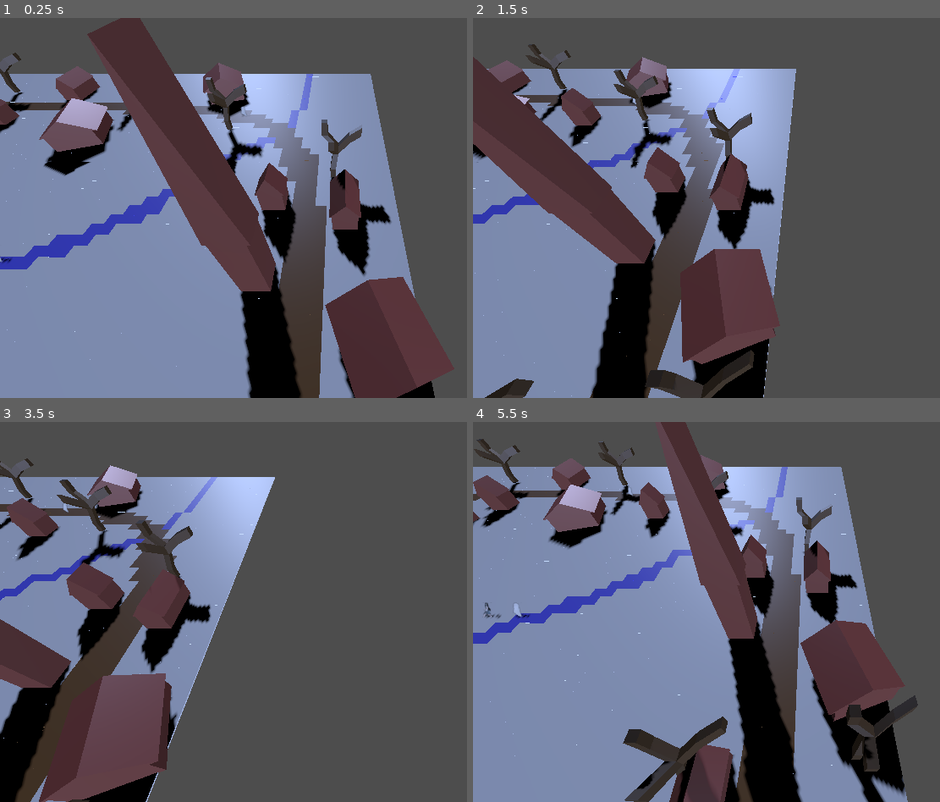
Above: before the commit, frames 1-4 (two rows, left to right).
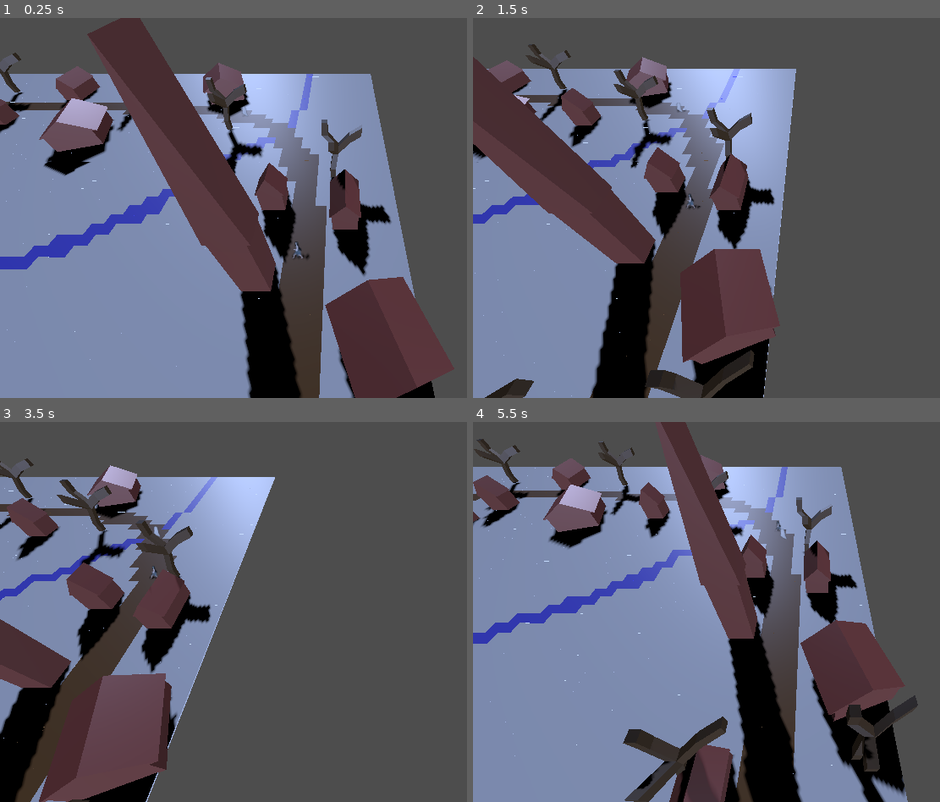
Above: after the commit, the same moments.

Repository: Ssssssaber/mara-winter-slumber
Game: Godot game, scene res://scenes/3d/environment/world.tscn
Same seed, same stepped clock (60 frames per second), same inputs: the game is played once before the commit and once after it. This scene is started directly instead of the project's main scene.
Inputs (mouse positions are in pixels of both pictures, inside the frame that each line leads up to):
- Up to frame 1 (0.25 s): no input
- Up to frame 2 (1.5 s): tap Enter at 0.5 s; move the mouse to (outside the picture) at 0.52 s; hold Right (ui_right) 0.53-1.28 s; click (outside the picture) at 0.67 s; move the mouse to (673, 227) at 1.27 s; hold Down (ui_down) from 1.28 s (still down)
- Up to frame 3 (3.5 s): move the mouse to (406, 528) at 2.02 s; release Down (ui_down) at 2.03 s; hold Right (ui_right) 2.03-2.78 s; move the mouse to (303, 688) at 2.77 s; hold Up (ui_up) from 2.78 s (still down); click (303, 688) at 2.92 s
- Up to frame 4 (5.5 s): move the mouse to (outside the picture) at 3.52 s; release Up (ui_up) at 3.53 s; hold Left (ui_left) 3.53-5.03 s; move the mouse to (608, 555) at 4.27 s; move the mouse to (846, 612) at 5.02 s; hold Down (ui_down) from 5.03 s (still down); click (846, 612) at 5.17 s

The runs differ from the first frame. In frame 1, less than 0.1% of the frame differs, in the area x 0-67%, y 23-65%; in frame 2, less than 0.1%; in frame 3, less than 0.1%; in frame 4, 0.2%, in the area x 2-68%, y 17-52%.

Commit message:
(feature): ghost slowing mara movement

Diff:
--- a/project.godot
+++ b/project.godot
@@ -11,10 +11,11 @@
 [application]
 
 config/name="mara-winter-slumber"
-run/main_scene="uid://dnkmmpyyb4g63"
+run/main_scene="uid://npsgmyqx2xme"
 config/features=PackedStringArray("4.5", "Forward Plus")
 config/icon="res://icon.svg"
 
 [autoload]
 
 GameManager="*res://scripts/shared/game_manager.gd"
+Constants="*res://scripts/shared/constants.gd"
--- a/scenes/3d/characters/Ghost.tscn
+++ b/scenes/3d/characters/Ghost.tscn
@@ -1,7 +1,19 @@
-[gd_scene load_steps=3 format=3 uid="uid://d4i5q1xmww22i"]
+[gd_scene load_steps=4 format=3 uid="uid://d4i5q1xmww22i"]
 
 [ext_resource type="PackedScene" uid="uid://cp1rsicixl8if" path="res://scenes/3d/characters/base/BaseCharacter.tscn" id="1_gp6pm"]
 [ext_resource type="Script" uid="uid://cpvkaqvunumpl" path="res://scripts/3d/characters/ghost/ghost_behaviour.gd" id="2_2ovv7"]
 
+[sub_resource type="SphereShape3D" id="SphereShape3D_wtia4"]
+radius = 1.839
+
 [node name="Ghost" instance=ExtResource("1_gp6pm")]
+collision_layer = 2
+collision_mask = 0
 script = ExtResource("2_2ovv7")
+slow_duration = 3.0
+
+[node name="InteractionArea" type="Area3D" parent="." index="3"]
+collision_layer = 4
+
+[node name="CollisionShape3D" type="CollisionShape3D" parent="InteractionArea" index="0"]
+shape = SubResource("SphereShape3D_wtia4")
--- a/scenes/3d/characters/Mara.tscn
+++ b/scenes/3d/characters/Mara.tscn
@@ -15,8 +15,18 @@
 "speed": 5.0
 }]
 
+[sub_resource type="SphereShape3D" id="SphereShape3D_obn03"]
+radius = 3.0
+
 [node name="Mara" instance=ExtResource("1_n58j3")]
+collision_mask = 4
 script = ExtResource("2_siey8")
 
 [node name="AnimatedSprite3D" parent="." index="1"]
 sprite_frames = SubResource("SpriteFrames_sx7sv")
+
+[node name="InteractionArea" type="Area3D" parent="." index="3"]
+collision_layer = 4
+
+[node name="CollisionShape3D" type="CollisionShape3D" parent="InteractionArea" index="0"]
+shape = SubResource("SphereShape3D_obn03")
--- a/scenes/3d/characters/base/BaseCharacter.tscn
+++ b/scenes/3d/characters/base/BaseCharacter.tscn
@@ -17,6 +17,7 @@
 }]
 
 [node name="BaseCharacter" type="CharacterBody3D"]
+collision_mask = 2
 
 [node name="CollisionShape3D" type="CollisionShape3D" parent="."]
 shape = SubResource("SphereShape3D_fwara")
--- a/scenes/3d/environment/world.tscn
+++ b/scenes/3d/environment/world.tscn
@@ -1,8 +1,7 @@
-[gd_scene load_steps=9 format=3 uid="uid://npsgmyqx2xme"]
+[gd_scene load_steps=8 format=3 uid="uid://npsgmyqx2xme"]
 
 [ext_resource type="MeshLibrary" uid="uid://dkss215w24hy0" path="res://assets/3d/environment/models/mara_houses.tres" id="1_x6wyf"]
 [ext_resource type="MeshLibrary" uid="uid://b31hhnku3u4ca" path="res://assets/3d/environment/models/mara_tiles.tres" id="2_qnawv"]
-[ext_resource type="PackedScene" uid="uid://dgebvwr051pek" path="res://scenes/3d/characters/base/PathFollower.tscn" id="3_1im53"]
 [ext_resource type="Script" uid="uid://ddtglv1g3dd3x" path="res://scripts/3d/camera/cameracontroller.gd" id="4_xqoag"]
 [ext_resource type="Script" uid="uid://blpquasp367lp" path="res://scripts/3d/scenario/setup.gd" id="5_qnawv"]
 [ext_resource type="PackedScene" uid="uid://dlw7boxson22m" path="res://scenes/3d/characters/Mara.tscn" id="6_xqoag"]
@@ -42,14 +41,6 @@
 transform = Transform3D(1, 0, 0, 0, 1, 0, 0, 0, 1, 48.125, 0, 0)
 curve = SubResource("Curve3D_8rukn")
 
-[node name="PathFollower" parent="Paths/MainPath" instance=ExtResource("3_1im53")]
-transform = Transform3D(0.5747849, 0, 0.8183029, 0, 1, 0, -0.8183029, 0, 0.5747849, -16.219992, 0, -39.333084)
-progress = 47.7736
-
-[node name="PathFollower2" parent="Paths/MainPath" instance=ExtResource("3_1im53")]
-transform = Transform3D(-0.18070348, 0, -0.983536, 0, 1, 0, 0.983536, 0, -0.18070348, -38.19815, 0, 45.08873)
-progress = 242.2106
-
 [node name="CameraParent" type="Node3D" parent="."]
 transform = Transform3D(1, 0, 1.7484555e-07, 0, 1, 0, -1.7484555e-07, 0, 1, 0, 0, 0)
 
@@ -81,7 +72,8 @@
 
 [node name="Setup" type="Node" parent="Scripts" node_paths=PackedStringArray("mara", "ghost")]
 script = ExtResource("5_qnawv")
-ghost_progress = 5.0
+ghost_progress = 50.0
+ghost_inverted = true
 mara = NodePath("../../Mara")
 ghost = NodePath("../../Ghost")
 
--- a/scripts/3d/characters/ghost/ghost_behaviour.gd
+++ b/scripts/3d/characters/ghost/ghost_behaviour.gd
@@ -1,3 +1,29 @@
 extends Node
 
 class_name GhostBehaviour
+
+@export var slow_modifier : float = 0.5
+@export var slow_duration : float = Constants.INDEFINITE_DURATION
+
+@onready var interaction_area : Area3D = get_node("InteractionArea")
+
+func _ready() -> void:
+	interaction_area.body_entered.connect(_on_interaction_area_entered)
+	interaction_area.body_exited.connect(_on_interaction_area_exited)
+
+func _on_interaction_area_entered(body : Node3D) -> void:
+	var movement_system = body.get_node_or_null("MovementSystem")
+	if not movement_system:
+		return
+
+	movement_system.apply_speed_modifier(Constants.GHOST_MOVEMENT_MODIFIER, slow_modifier, slow_duration)
+
+func _on_interaction_area_exited(body : Node3D) -> void:
+	if slow_duration != Constants.INDEFINITE_DURATION:
+		return
+
+	var movement_system = body.get_node_or_null("MovementSystem")
+	if not movement_system:
+		return
+
+	movement_system.remove_modifier(Constants.GHOST_MOVEMENT_MODIFIER)
--- /dev/null
+++ b/scripts/3d/characters/interfaces/interactable.gd
@@ -0,0 +1,6 @@
+extends Node3D
+
+class_name Interactable
+
+func Interact(body : Node3D):
+	pass
--- a/scripts/3d/characters/mara/mara_behaviour.gd
+++ b/scripts/3d/characters/mara/mara_behaviour.gd
@@ -1,3 +1,21 @@
 extends Node
 
 class_name MaraBehaviour
+
+@onready var interaction_area : Area3D = get_node("InteractionArea")
+
+var movement : Node3D;
+
+func _ready() -> void:
+	interaction_area.body_entered.connect(_on_interaction_area_entered)
+	movement = get_node_or_null("MovementSystem")
+
+func _process(_delta: float) -> void:
+	print(movement.effective_speed)
+
+func _on_interaction_area_entered(body : Node3D) -> void:
+	var interactable = body.get_node_or_null("Interactable")
+	if not interactable:
+		return
+
+	interactable.interact(self)
--- a/scripts/3d/characters/movement/movement_system.gd
+++ b/scripts/3d/characters/movement/movement_system.gd
@@ -8,11 +8,11 @@
 
 @onready var body: CharacterBody3D = get_parent() as CharacterBody3D
 
-
 var current_direction: Vector3 = Vector3.ZERO
+var effective_speed: float = base_speed
 
 # Speed modifiers: Array of dictionaries { "multiplier": float, "duration": float }
-var speed_modifiers: Array = []
+var speed_modifiers: Dictionary = {}
 
 signal movement_started(direction: Vector3)
 signal movement_stopped
@@ -21,8 +21,6 @@
 	if body == null:
 		push_error("Parent is not a CharacterBody3D! Check your node hierarchy.")
 		set_process(false)  # Disable script if invalid
-
-
 
 func set_direction(direction: Vector3) -> void:
 	current_direction = direction.normalized()
@@ -36,28 +34,29 @@
 @param multiplier: The speed multiplier (e.g., 1.5 for +50%, 0.8 for -20%).
 @param duration: Duration in seconds (-1 for permanent).
 """
-func apply_speed_modifier(multiplier: float, duration: float) -> void:
-	speed_modifiers.append({
+func apply_speed_modifier(modifier_name : String, multiplier: float, duration: float) -> void:
+	speed_modifiers[modifier_name] = {
 		"multiplier": multiplier,
 		"duration": duration
-	})
+	}
 
-# Internal
-func _get_effective_speed() -> float:
+func remove_modifier(modifier_name : String) -> bool:
+	return speed_modifiers.erase(modifier_name)
+
+func _calculate_effective_speed() -> float:
 	var total_multiplier = 1.0
-	for modifier in speed_modifiers:
-		total_multiplier *= modifier["multiplier"]
+	for modifier_name in speed_modifiers:
+		total_multiplier *= speed_modifiers[modifier_name]["multiplier"]
 	return base_speed * total_multiplier
 
 func _physics_process(delta: float) -> void:
-	# Update speed modifiers (decrease duration, remove expired)
-	for i in range(speed_modifiers.size() - 1, -1, -1):  # Iterate backwards to safely remove
-		if speed_modifiers[i]["duration"] > 0:
-			speed_modifiers[i]["duration"] -= delta
-		if speed_modifiers[i]["duration"] <= 0 and speed_modifiers[i]["duration"] != -1:
-			speed_modifiers.remove_at(i)
+	for modifier_name in speed_modifiers:  # Iterate backwards to safely remove
+		if speed_modifiers[modifier_name]["duration"] > 0:
+			speed_modifiers[modifier_name]["duration"] -= delta
+		if speed_modifiers[modifier_name]["duration"] <= 0 and speed_modifiers[modifier_name]["duration"] != -1:
+			speed_modifiers.erase(modifier_name)
 
-	var effective_speed = _get_effective_speed()
+	effective_speed = _calculate_effective_speed()
 
 	if current_direction != Vector3.ZERO:
 		var target_velocity = current_direction * effective_speed
--- a/scripts/3d/characters/movement/path/path_follower.gd
+++ b/scripts/3d/characters/movement/path/path_follower.gd
@@ -5,6 +5,7 @@
 @onready var movement_system: MovementSystem = find_movement_system()
 
 @export var is_moving: bool = true
+@export var inversed_movement: bool = false
 
 func find_movement_system() -> MovementSystem:
 	for child in get_children():
@@ -15,4 +16,7 @@
 	return null
 
 func _process(delta: float) -> void:
-	progress += movement_system.base_speed * delta
+	if inversed_movement:
+		progress -= movement_system.effective_speed * delta
+	else:
+		progress += movement_system.effective_speed * delta
--- a/scripts/3d/scenario/setup.gd
+++ b/scripts/3d/scenario/setup.gd
@@ -2,6 +2,9 @@
 
 @export var mara_progress : float = 0.0
 @export var ghost_progress : float = 0.0
+
+@export var mara_inverted : bool = 0.0
+@export var ghost_inverted : bool = 0.0
 
 @export var mara : Node3D
 @export var ghost : Node3D
@@ -11,5 +14,5 @@
 
 func setup() -> void:
 	print("Setup game scenario")
-	# GameManager.AddEntityToPath(mara, mara_progress)
-	# GameManager.AddEntityToPath(ghost, ghost_progress);
+	GameManager.AddEntityToPath(mara, mara_progress, mara_inverted, false)
+	GameManager.AddEntityToPath(ghost, ghost_progress, ghost_inverted, false)
--- /dev/null
+++ b/scripts/shared/constants.gd
@@ -0,0 +1,4 @@
+extends Node
+
+const GHOST_MOVEMENT_MODIFIER : String = "ghost_slow"
+const INDEFINITE_DURATION : float = -1.0
--- a/scripts/shared/game_manager.gd
+++ b/scripts/shared/game_manager.gd
@@ -19,7 +19,7 @@
 func GetFloorGridMap() -> GridMap:
 	return FloorGridMap
 
-func AddEntityToPath(entity: Node3D, initial_progress: float = 0.0) -> PathFollow3D:
+func AddEntityToPath(entity: Node3D, initial_progress: float = 0.0, inversed_movement = false, keep_global_transform = true) -> PathFollow3D:
 	if MainPath == null:
 		push_error("MainPath was not initialized!")
 		return null
@@ -33,13 +33,14 @@
 		push_error("Failed to load PathFollower script!")
 		return null
 
+	entity.reparent(path_follower, keep_global_transform)
+	if not keep_global_transform:
+		entity.transform.origin = Vector3.ZERO
 
-	path_follower.add_child(entity)
 	path_follower.progress = initial_progress
+	path_follower.inversed_movement = inversed_movement
 
 	MainPath.add_child(path_follower)
-	# # Optional: Ensure the path_follower is ready (forces initialization if needed)
-	# path_follower.call_deferred("set_process", true)
 
 	print("Added entity '" + entity.name + "' to path at progress: ", initial_progress)
 	return path_follower
Not shown: 1 places in scenes/3d/characters/Mara.tscn that only renumber resources
Not shown, added: scripts/3d/characters/interfaces/interactable.gd.uid
Not shown, added: scripts/shared/constants.gd.uid
